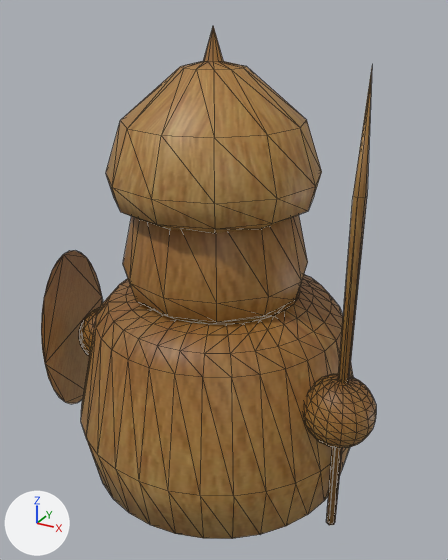
The glTF model project/assets/meshes/player.glb as it was, and as the next commit left it.
Before and after are seen from a camera (50 mm lens) standing at (2.03, -3.63, 3.35) and looking at (0.02, 0.03, 1.52). The axes (+X, +Y, +Z) are drawn at lower left. The lights are the same throughout. Mesh edges are drawn as thin lines. Vertices at the same position are counted once.

The scene before the commit, as lines of its bpy script (objects in view):
```python
me_cylinder = bpy.data.meshes.new('Cylinder')
me_cylinder.from_pydata(...)  # 758 vertices, 1458 faces; spans x -1.68..1.3, y -1.09..1.09, z -1.06..2.2
# faces by material slot: [842, 616]
me_cylinder.materials.append(mat_wood_light)  # picture img_imgp6094
me_cylinder.materials.append(mat_wood_dark)  # picture img_imgp6094
ob_cylinder = bpy.data.objects.new('Cylinder', me_cylinder)
ob_cylinder.location = (0.0, 0.0, 1.053)
```
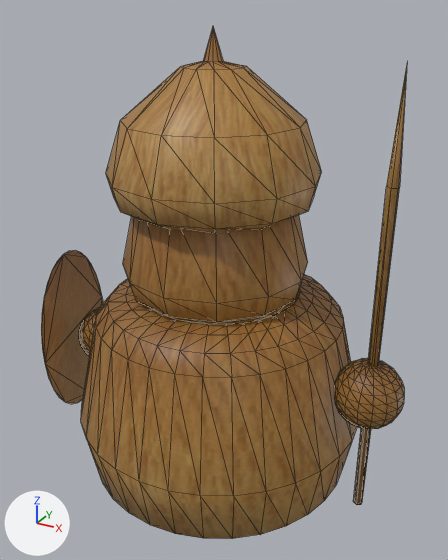
The newer file is also turned or shifted as a whole; pictures and numbers use the older file's frame.

Where the change shows, as pixel boxes [x1, y1, x2, y2] in the pictures (448 x 560 px; the box of a moved part takes in the faces that stretch with it):
'Cylinder', reshaped (9% wider)
    before: [41, 26, 376, 539]
    after: [41, 26, 407, 539]
part 1 of me_cylinder, moved or reshaped
    before: [304, 374, 376, 448]
    after: [334, 358, 404, 429]
part 2 of me_cylinder, moved or reshaped
    before: [326, 68, 372, 525]
    after: [353, 65, 407, 505]

Edits to the bpy script that builds the scene:
```text
Change me_cylinder:
    where me_cylinder.from_pydata(...)  # 758 vertices, 1458 faces; spans x -1.68..1.3, y -1.09..1.09, z -1.06..2.2
    used by ob_cylinder; location = (0.0, 0.0, 1.053)
    me_cylinder part 1: the loose piece of 178 vertices spanning x 0.83..1.3, y -0.56..-0.08, z -0.34..0.14 is moved by (0.11, 0.28, 0.0)
    me_cylinder part 2: the loose piece of 13 vertices spanning x 1.04..1.11, y -0.35..-0.27, z -1.06..2.04 is moved by (0.11, 0.28, 0.0)
```
